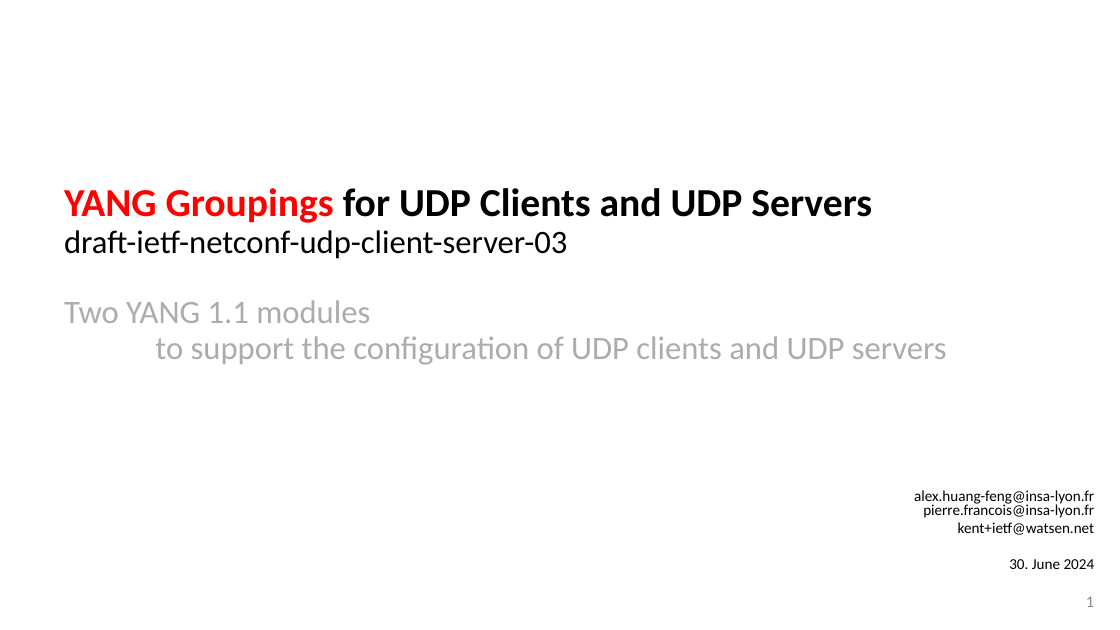
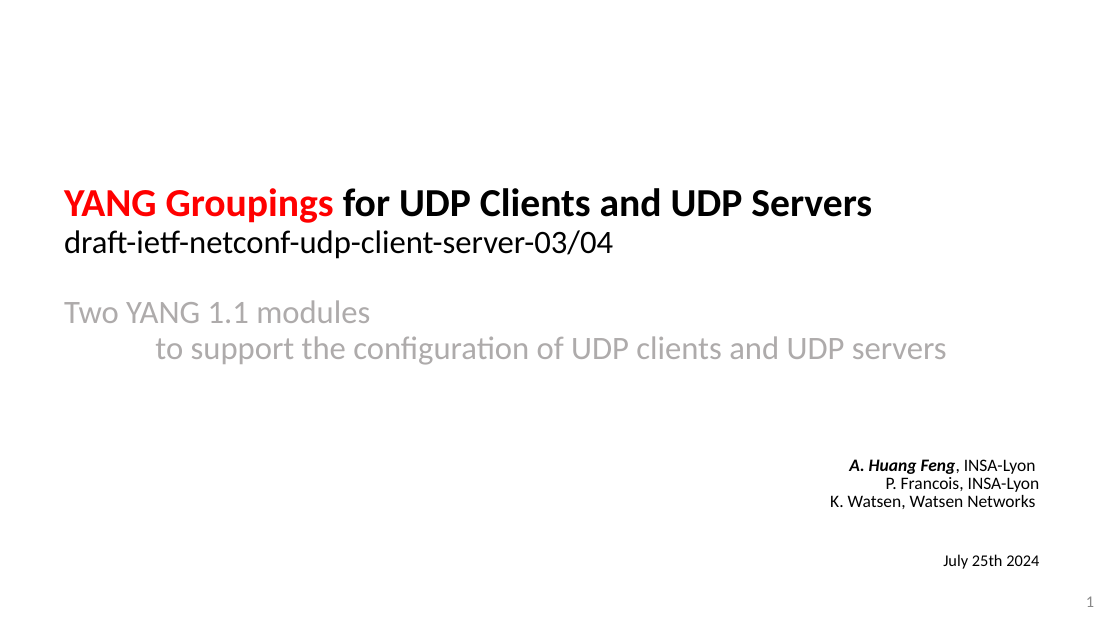
Before and after one commit to network-analytics/ietf-network-analytics-document-status, a slide deck: slide 1 of 120/NETCONF/draft-ietf-netconf-udp-notif-distributed-notif-udp-client-server-grouping.pptx. Drawn at 1120x630 pixels with LibreOffice and Linux fonts; fonts in the diff are those of the drawing. Boxes give left, top, right and bottom in pixels: in the first picture for what was removed or moved away, otherwise in the second. Text is boxed around its words. In the diff, an @@ line names an element or a change of style, - is before the commit and + after.

Commit message:
update Alex

```diff
--- a/120/NETCONF/draft-ietf-netconf-udp-notif-distributed-notif-udp-client-server-grouping.pptx
+++ b/120/NETCONF/draft-ietf-netconf-udp-notif-distributed-notif-udp-client-server-grouping.pptx
@@ text at (x1=64, y1=188, x2=872, y2=259): text changed; size 34 to 28 pt; bold off @@
-YANG Groupings for UDP Clients and UDP Servers
-draft-ietf-netconf-udp-client-server-03
+YANG Groupings for UDP Clients and UDP Servers
+draft-ietf-netconf-udp-client-server-03/04
@@ text at (x1=830, y1=459, x2=1040, y2=569): text changed; size 13 to 15 pt @@
-alex.huang-feng@insa-lyon.fr
-pierre.francois@insa-lyon.fr
-kent+ietf@watsen.net
-30. June 2024
+A. Huang Feng, INSA-Lyon
+P. Francois, INSA-Lyon
+K. Watsen, Watsen Networks
+July 25th 2024
```
Also in this commit, not shown: 5 other slides changed, 3 slides added, 1 other file.
